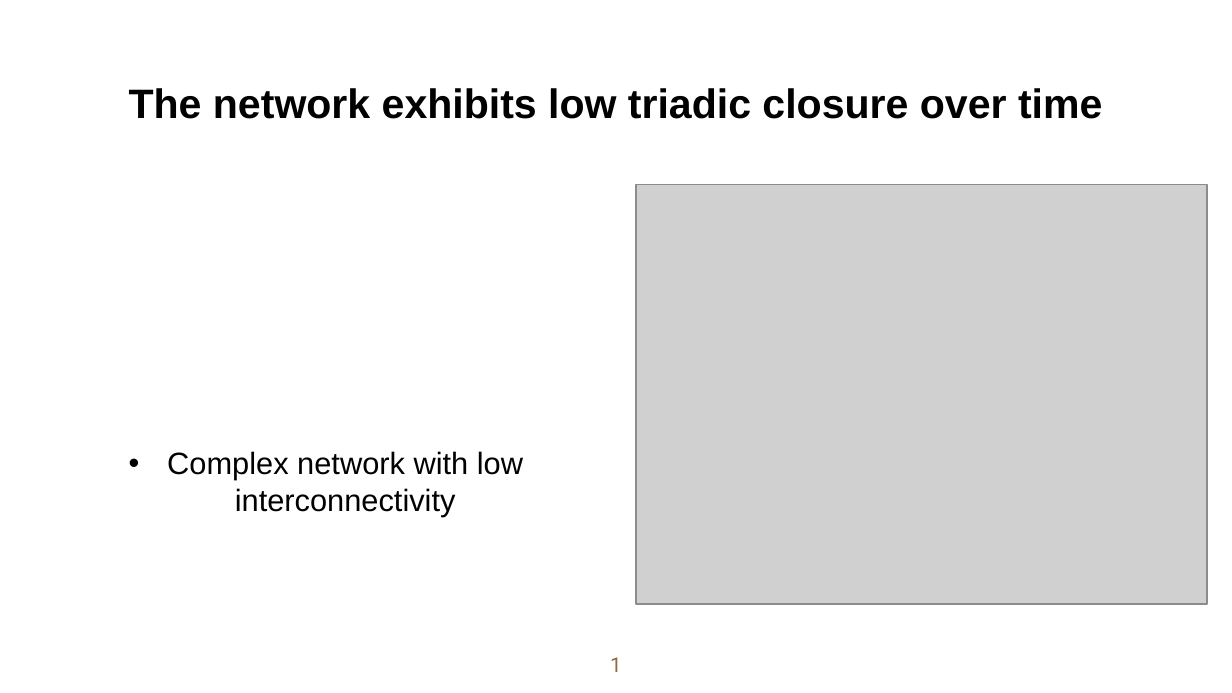
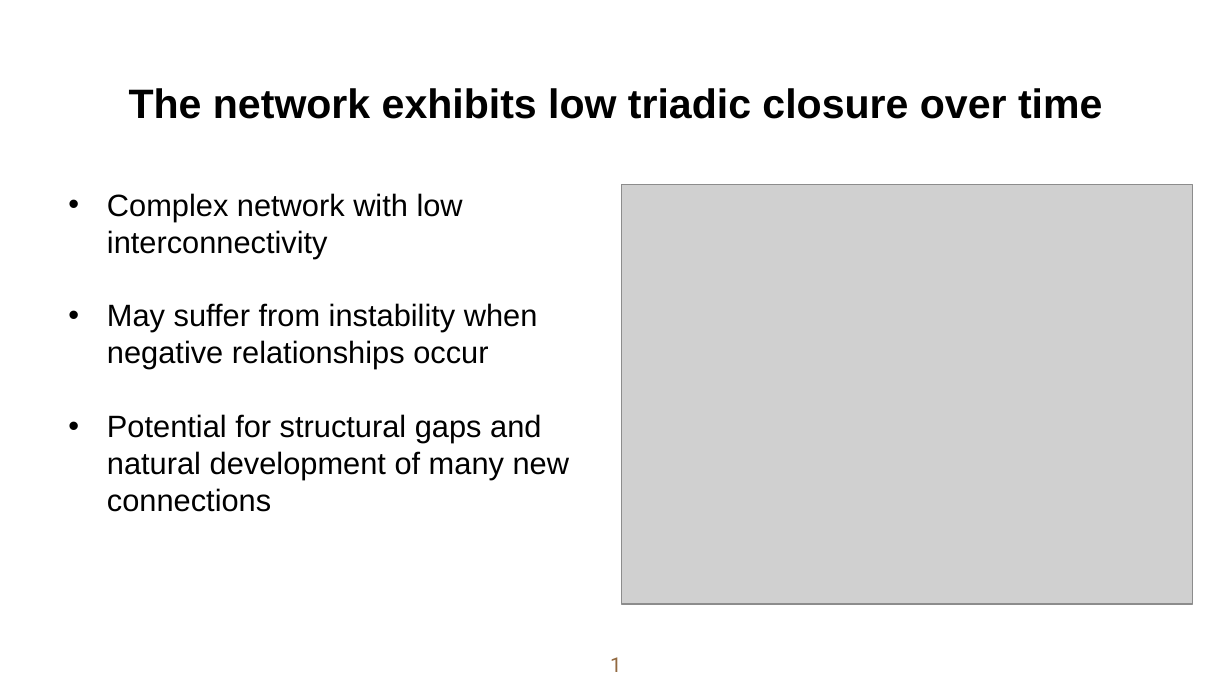
Before and after one commit to alex-luwenhui/MSBA-Team6-BaconProject, a slide deck: slide 1 of Mira slides.pptx. Drawn at 1232x693 pixels with LibreOffice and Linux fonts; fonts in the diff are those of the drawing; grey boxes stand for pictures; background and template pictures are left out. Boxes give left, top, right and bottom in pixels: in the first picture for what was removed or moved away, otherwise in the second. Text is boxed around its words. In the diff, an @@ line names an element or a change of style, - is before the commit and + after.

Commit message:
deck

```diff
--- a/Mira slides.pptx
+++ b/Mira slides.pptx
@@ text at (107,193,463,258): alignment centre to left @@
@@ picture: place and size @@
-picture at (636,185,1206,605)
+picture at (621,185,1191,605)
@@ text at (107,303,569,512): paragraphs added @@
+• May suffer from instability when negative relationships occur
+• Potential for structural gaps and natural development of many new connections
```
Also in this commit, not shown: 1 other slide changed, 2 slides added, 26 slides removed, 5 other files.
